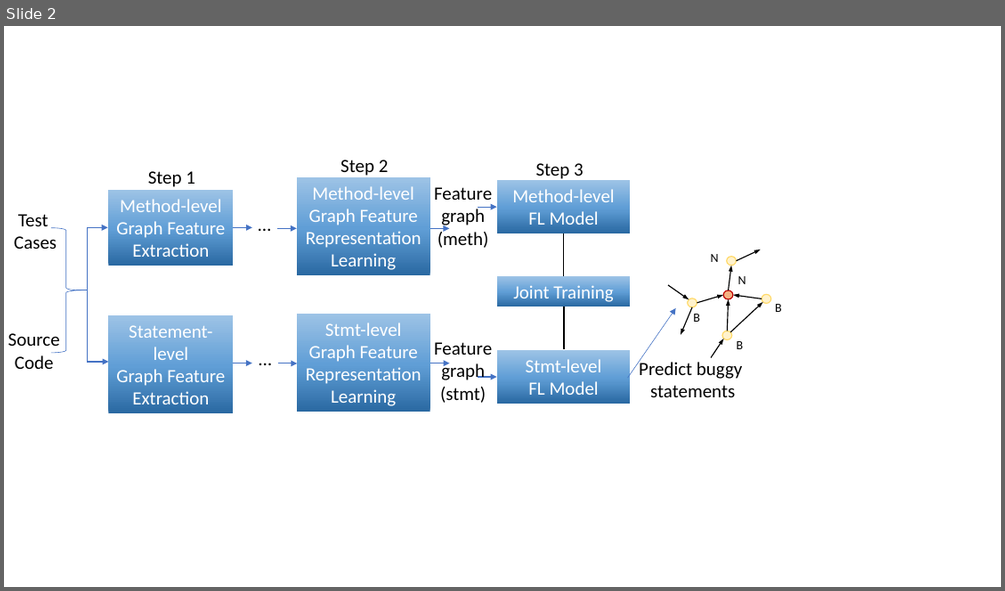
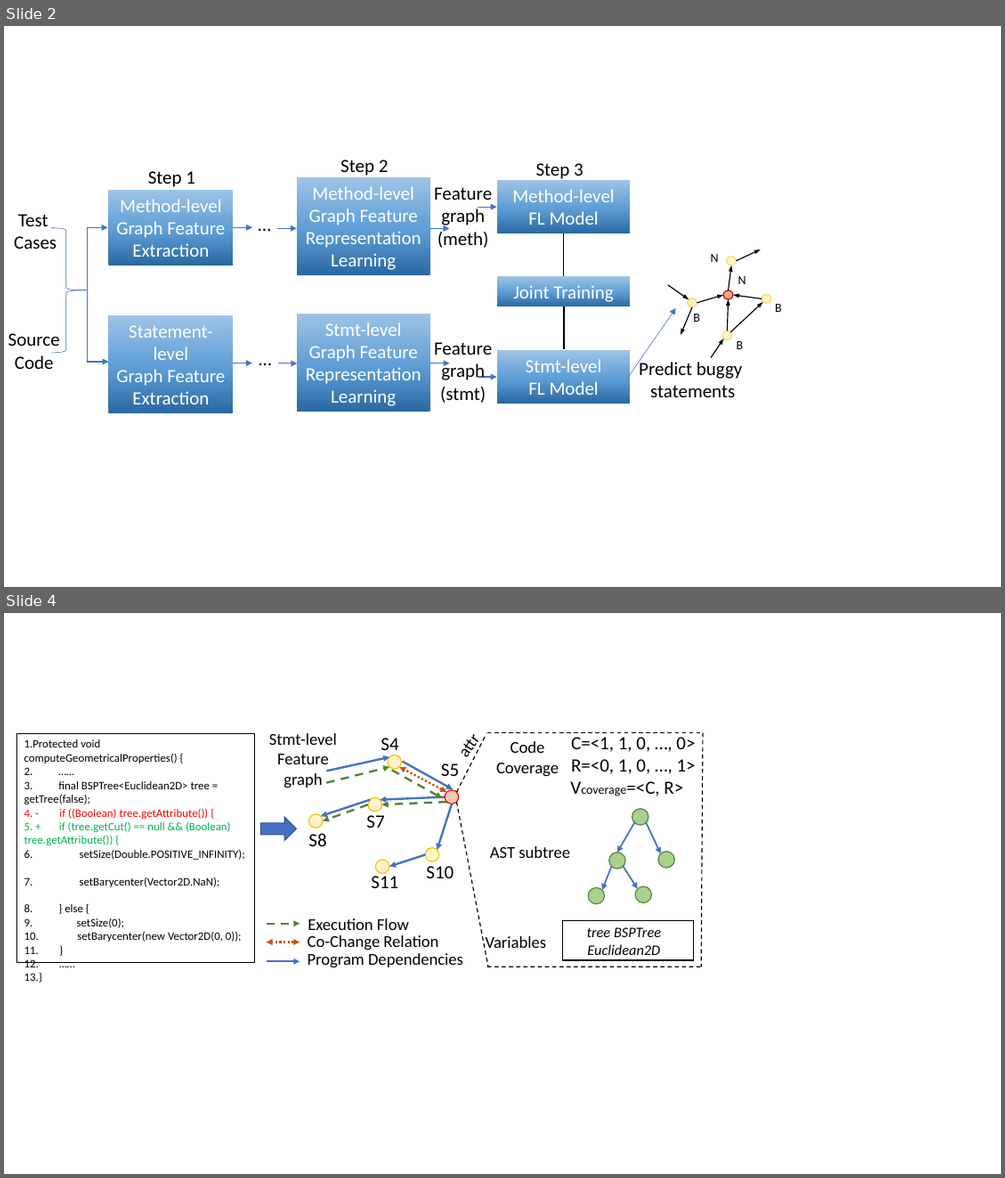
Before and after one commit to tien-n-nguyen/fixlocator, a slide deck: Figures.pptx. Shown one above the other, each under a label of ours: slide 2 before the commit, slides 2 and 4 after it; the slides between them are not shown. The pictures are 1005x591 and 1005x1178 pixels, drawn with LibreOffice and Linux fonts; fonts in the diff are those of the drawing. Boxes give left, top, right and bottom in pixels: in the first picture for what was removed or moved away, otherwise in the second. Text is boxed around its words. In the diff, an @@ line names an element or a change of style, - is before the commit and + after.

```diff
--- a/Figures.pptx
+++ b/Figures.pptx
@@ slide 4 added at bbox=[4, 613, 1001, 1174], background #FFFFFF @@
@@ text added at bbox=[445, 632, 554, 769], 16 pt, text #000000 @@
+attr
@@ group added at bbox=[16, 732, 704, 968]: 16 arrows, 15 texts, 11 ellipses, 5 lines, 2 double arrows, 2 rectangles, 1 right arrow @@
+S4
+S7
+S8
+Code Coverage
+AST subtree
+Variables
+S10
+S5
+S11
+C=<1, 1, 0, …, 0>
+R=<0, 1, 0, …, 1>
+Vcoverage=<C, R>
+tree BSPTree Euclidean2D
+Execution Flow
+Co-Change Relation
+Program Dependencies
+1. Protected void computeGeometricalProperties() {
+2. ……
+3. final BSPTree<Euclidean2D> tree = getTree(false);
+4. - if ((Boolean) tree.getAttribute()) {
+5. + if (tree.getCut() == null && (Boolean) tree.getAttribute()) {
+6. setSize(Double.POSITIVE_INFINITY);
+7. setBarycenter(Vector2D.NaN);
+8. } else {
+9. setSize(0);
+10. setBarycenter(new Vector2D(0, 0));
+11. }
+12. ……
+13. }
+Stmt-level Feature graph
```
Also in this commit, not shown: 1 other slide added, 3 other files.
